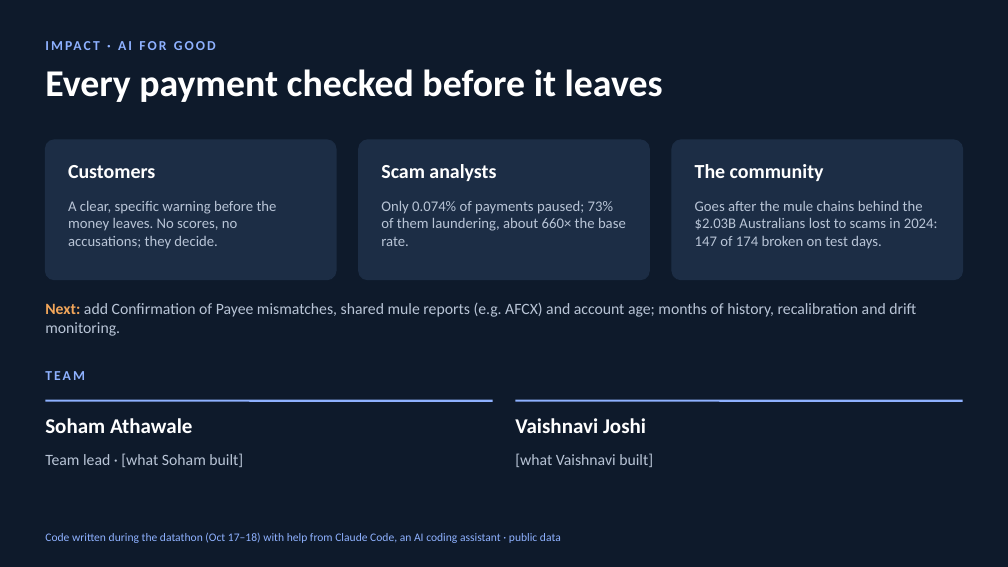
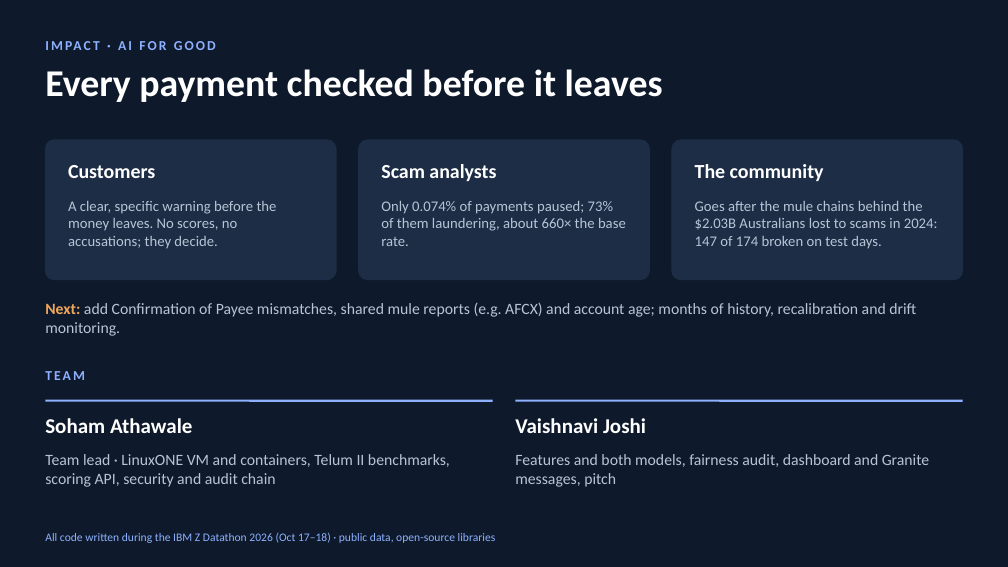
Before and after one commit to SohamAthawale/scamshield, a slide deck: slide 10 of docs/pitch/ScamShield_pitch.pptx. Drawn at 1008x567 pixels with LibreOffice and Linux fonts; fonts in the diff are those of the drawing. Boxes give left, top, right and bottom in pixels: in the first picture for what was removed or moved away, otherwise in the second. Text is boxed around its words. In the diff, an @@ line names an element or a change of style, - is before the commit and + after.

```diff
--- a/docs/pitch/ScamShield_pitch.pptx
+++ b/docs/pitch/ScamShield_pitch.pptx
@@ text at bbox=[45, 454, 450, 487]: text changed @@
-Team lead · [what Soham built]
+Team lead · LinuxONE VM and containers, Telum II benchmarks, scoring API, security and audit chain
@@ text at bbox=[515, 454, 929, 487]: text changed @@
-[what Vaishnavi built]
+Features and both models, fairness audit, dashboard and Granite messages, pitch
@@ text at bbox=[45, 533, 496, 543]: text changed @@
-Code written during the datathon (Oct 17–18) with help from Claude Code, an AI coding assistant · public data
+All code written during the IBM Z Datathon 2026 (Oct 17–18) · public data, open-source libraries
```
Also in this commit, not shown: 2 other files.
